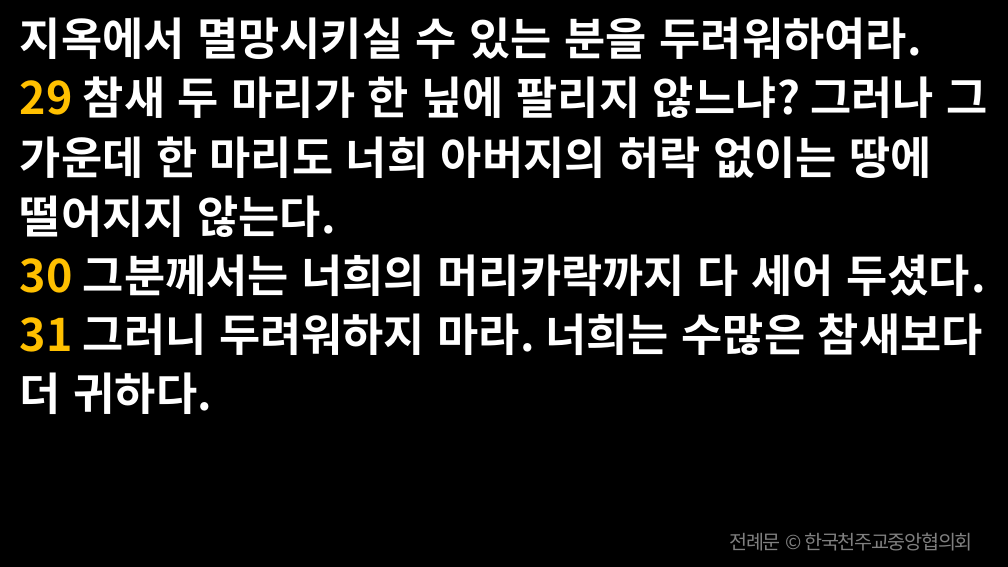
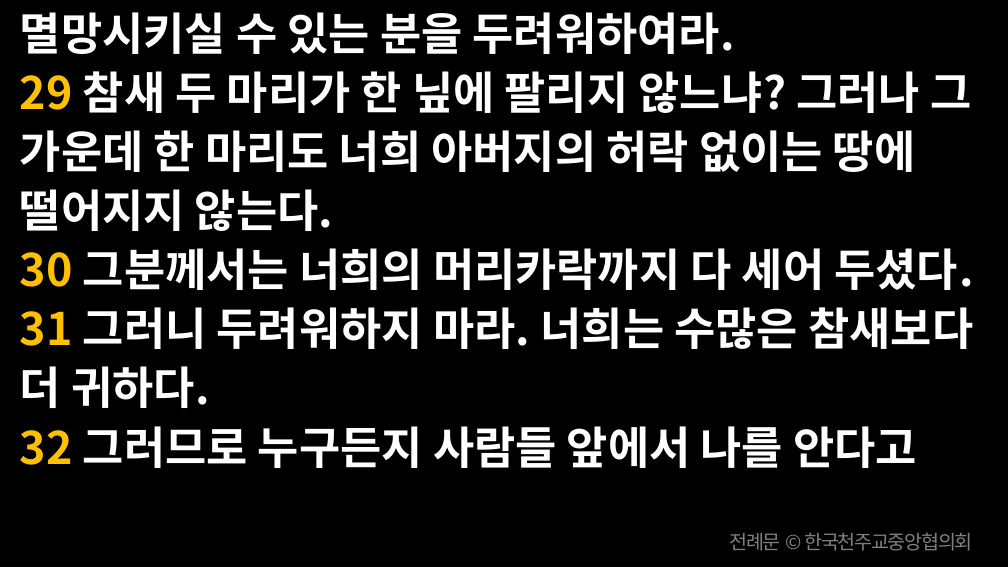
Before and after one commit to scottpark/missa_ppt, a slide deck: slide 67 of 20260621/20260621_연중 제12주일.pptx. Drawn at 1008x567 pixels with LibreOffice and Linux fonts; fonts in the diff are those of the drawing. Boxes give left, top, right and bottom in pixels: in the first picture for what was removed or moved away, otherwise in the second. Text is boxed around its words. In the diff, an @@ line names an element or a change of style, - is before the commit and + after.

```diff
--- a/20260621/20260621_연중 제12주일.pptx
+++ b/20260621/20260621_연중 제12주일.pptx
@@ text at [20, 12, 736, 54]: text changed @@
-지옥에서 멸망시키실 수 있는 분을 두려워하여라.
+멸망시키실 수 있는 분을 두려워하여라.
@@ text at [20, 426, 917, 468]: paragraph added @@
+32 그러므로 누구든지 사람들 앞에서 나를 안다고
```
Also in this commit, not shown: 26 other slides changed, 1 slide removed, 12 other files.
